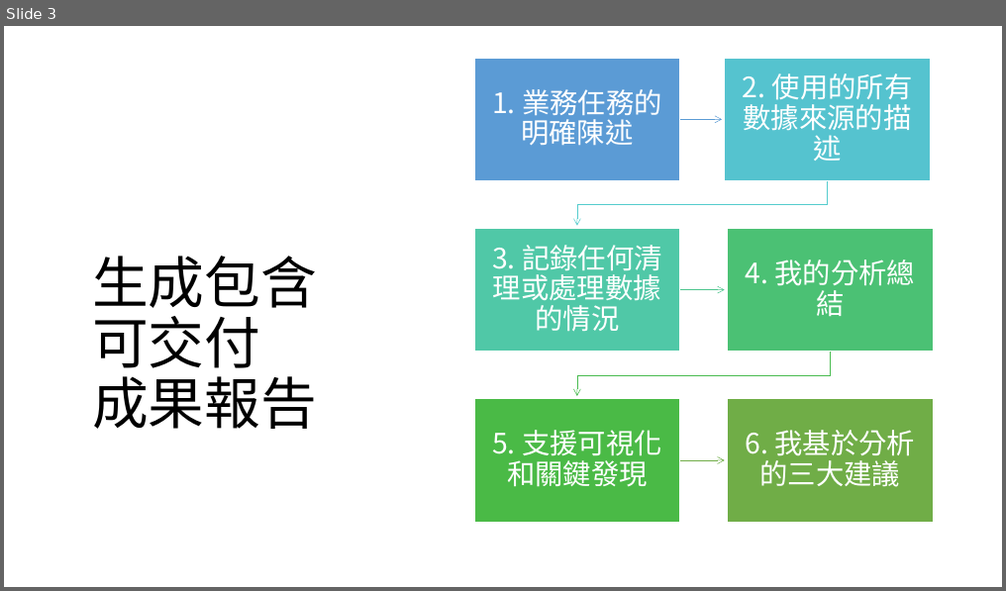
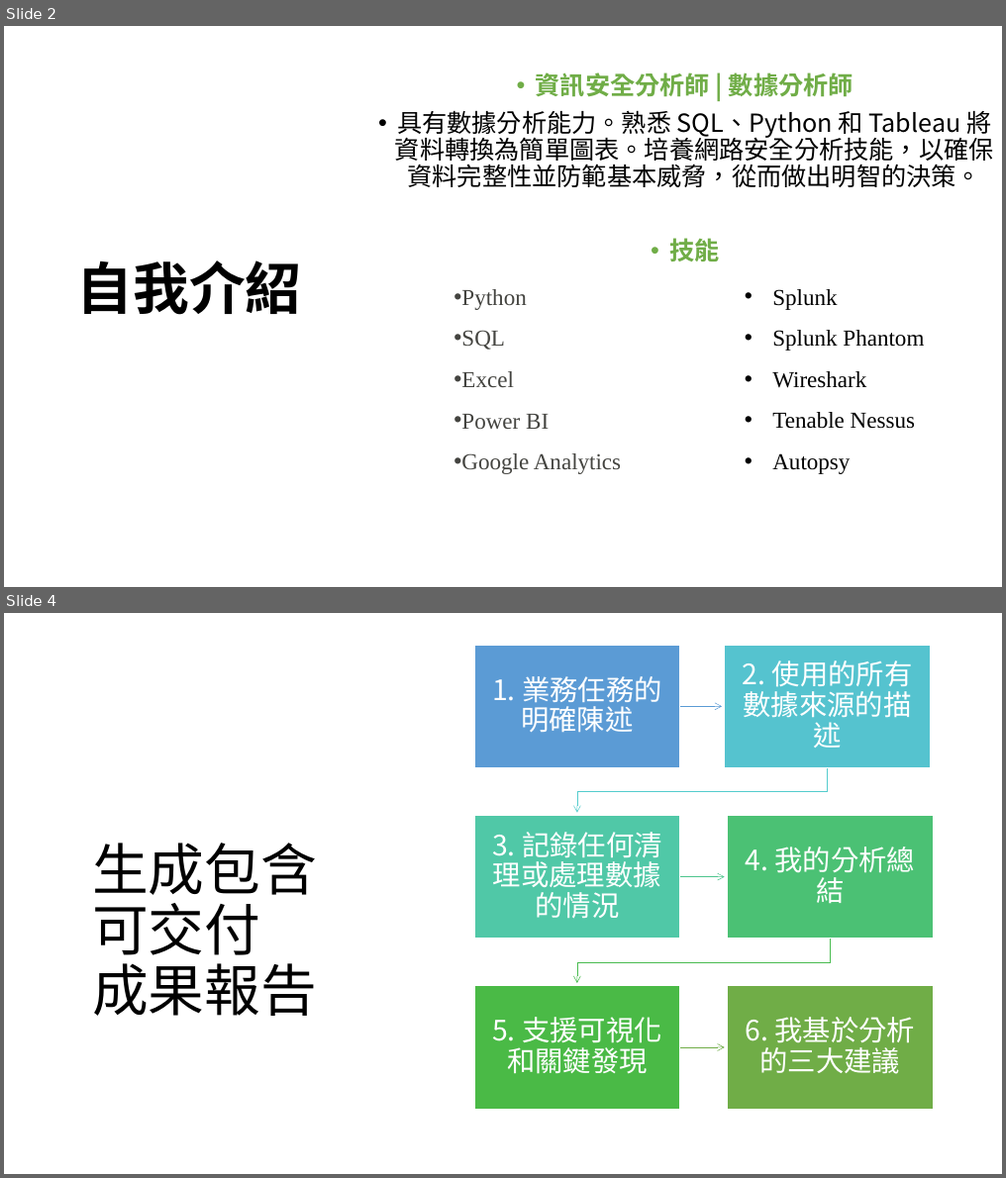
Before and after one commit to y4611676/Unanimous-Project, a slide deck: Enhance_network_security_by_analyzing_Inribo_synthetic_network_data_sets/通過分析Incribo合成網路數據集增強網路安全.pptx. Shown one above the other, each under a label of ours: slide 3 before the commit, slides 2 and 4 after it; the slides between them are not shown. The pictures are 1006x591 and 1006x1178 pixels, drawn with LibreOffice and Linux fonts; fonts in the diff are those of the drawing. Boxes give left, top, right and bottom in pixels: in the first picture for what was removed or moved away, otherwise in the second. Text is boxed around its words. In the diff, an @@ line names an element or a change of style, - is before the commit and + after.

```diff
--- a/Enhance_network_security_by_analyzing_Inribo_synthetic_network_data_sets/通過分析Incribo合成網路數據集增強網路安全.pptx
+++ b/Enhance_network_security_by_analyzing_Inribo_synthetic_network_data_sets/通過分析Incribo合成網路數據集增強網路安全.pptx
@@ slide 2 added at [4, 26, 1002, 587], background #FFFFFF @@
@@ text added at [395, 73, 994, 262], 24 pt, text #000000 @@
+• 資訊安全分析師 | 數據分析師
+• 具有數據分析能力。熟悉 SQL、Python 和 Tableau 將資料轉換為簡單圖表。培養網路安全分析技能，以確保資料完整性並防範基本威脅，從而做出明智的決策。
+• 技能
@@ title added at [77, 261, 302, 315], 54 pt, text #000000, bold @@
+自我介紹
@@ text added at [461, 289, 621, 474], 22 pt, text #444440 @@
+• Python
+• SQL
+• Excel
+• Power BI
+• Google Analytics
@@ text added at [772, 289, 924, 474], 22 pt, text #000000 @@
+• Splunk
+• Splunk Phantom
+• Wireshark
+• Tenable Nessus
+• Autopsy
@@ what was slide 3 is now slide 4 @@
```
Also in this commit, not shown: 7 slides changed, 3 other slides added, 1 slide removed, 2 other files.
